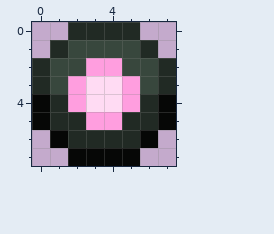
Two states of a pixel-art sprite, tiledimages/precursorracekrakoth_krakoth/atprk-eldritchfloodlight.png. The picture above is the old version.
The file is 8x8 pixels.
And afterwards:
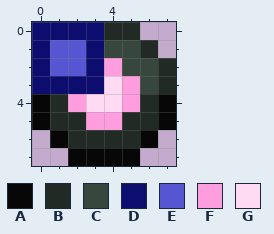
Palette (. is transparent): A #060706  B #212a24  C #38473d  D #0d0d70  E #5656d3  F #ff9edf  G #ffdbf3
What changed:
@@ x 0..7 @@
-0 ..BBBB..
-1 .BCCCCB.
-2 BCCFFCCB
-3 BCFGGFCB
+0 DDDDBB..
+1 DEEDCCB.
+2 DEEDFCCB
+3 DDDDGFCB
 4 ABFGGFBA
Pixel boxes of the changes (left, top, right, bottom) in both pictures:
changed: (32, 22, 104, 94)
